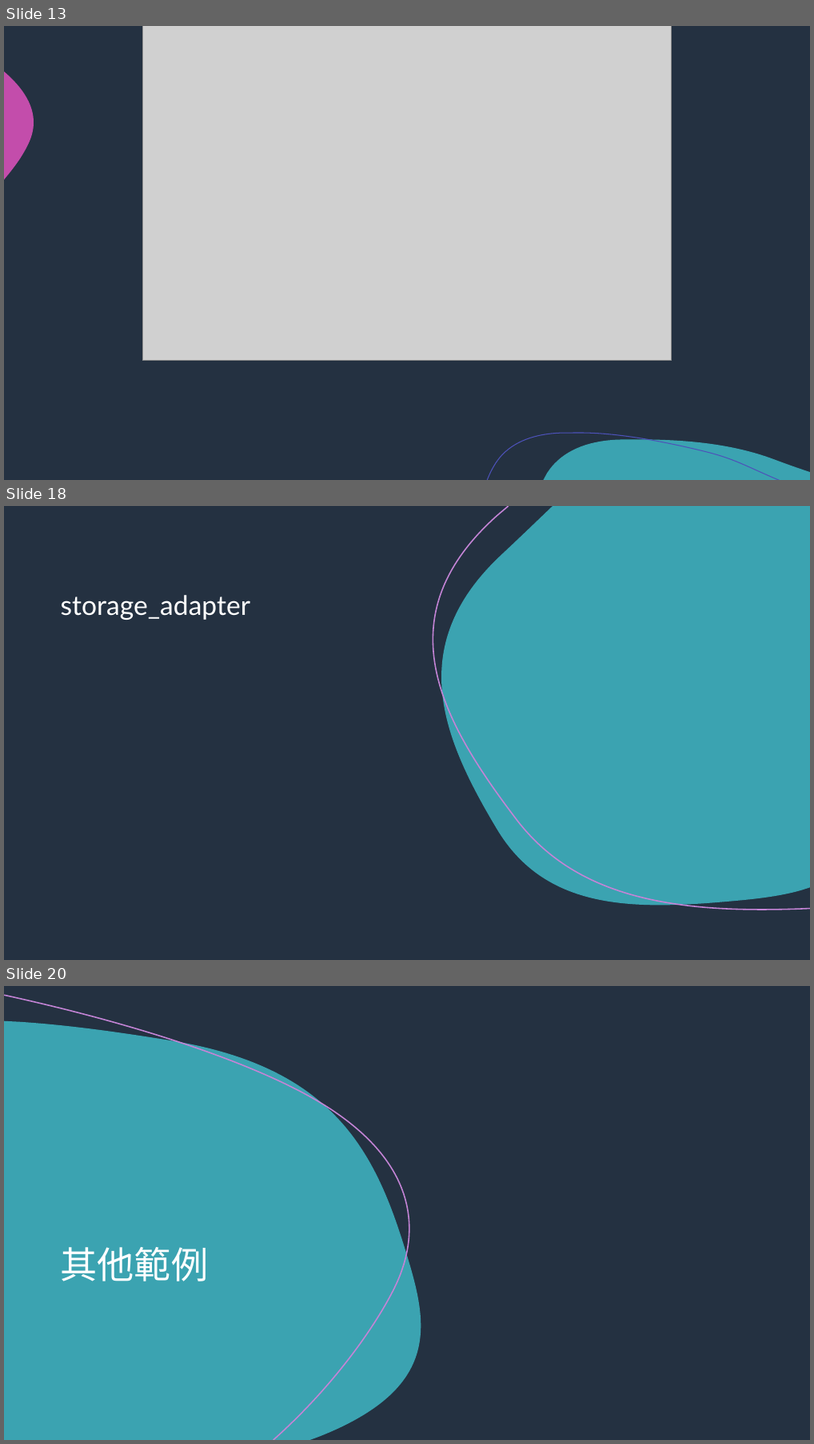
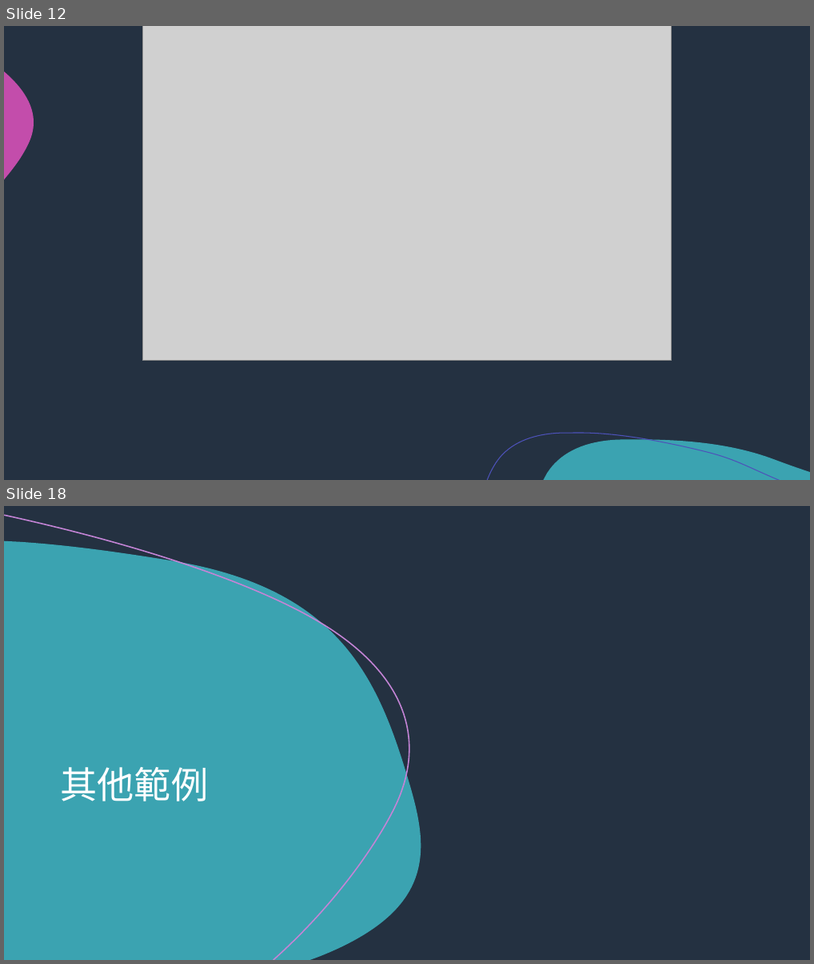
Before and after one commit to NCKU-BDA-2020/2020-NCKU-BDA-Technical-Presentation-I, a slide deck: ChatterBot/Chatterbot_ppt.pptx. Shown one above the other, each under a label of ours: slides 13, 18 and 20 before the commit, slides 12 and 18 after it; the slides between them are not shown. The pictures are 814x1444 and 814x964 pixels, drawn with LibreOffice and Linux fonts; fonts in the diff are those of the drawing; grey boxes stand for pictures. Boxes give left, top, right and bottom in pixels: in the first picture for what was removed or moved away, otherwise in the second. Text is boxed around its words. In the diff, an @@ line names an element or a change of style, - is before the commit and + after.

```diff
--- a/ChatterBot/Chatterbot_ppt.pptx
+++ b/ChatterBot/Chatterbot_ppt.pptx
@@ slide 18 removed at (x1=4, y1=506, x2=810, y2=960), background #243141; not listed: 3 template elements that a slide beside it also shows @@
@@ rectangle removed at (x1=4, y1=506, x2=810, y2=960) @@
@@ freeform shape removed at (x1=434, y1=506, x2=810, y2=909) @@
@@ freeform shape removed at (x1=442, y1=506, x2=810, y2=904) @@
@@ title removed at (x1=61, y1=595, x2=251, y2=620) @@
-storage_adapter
@@ what was slide 13 is now slide 12 @@
@@ what was slide 20 is now slide 18 @@
```
Also in this commit, not shown: 10 slides changed, 4 slides added, 7 other slides removed, 2 other files.
